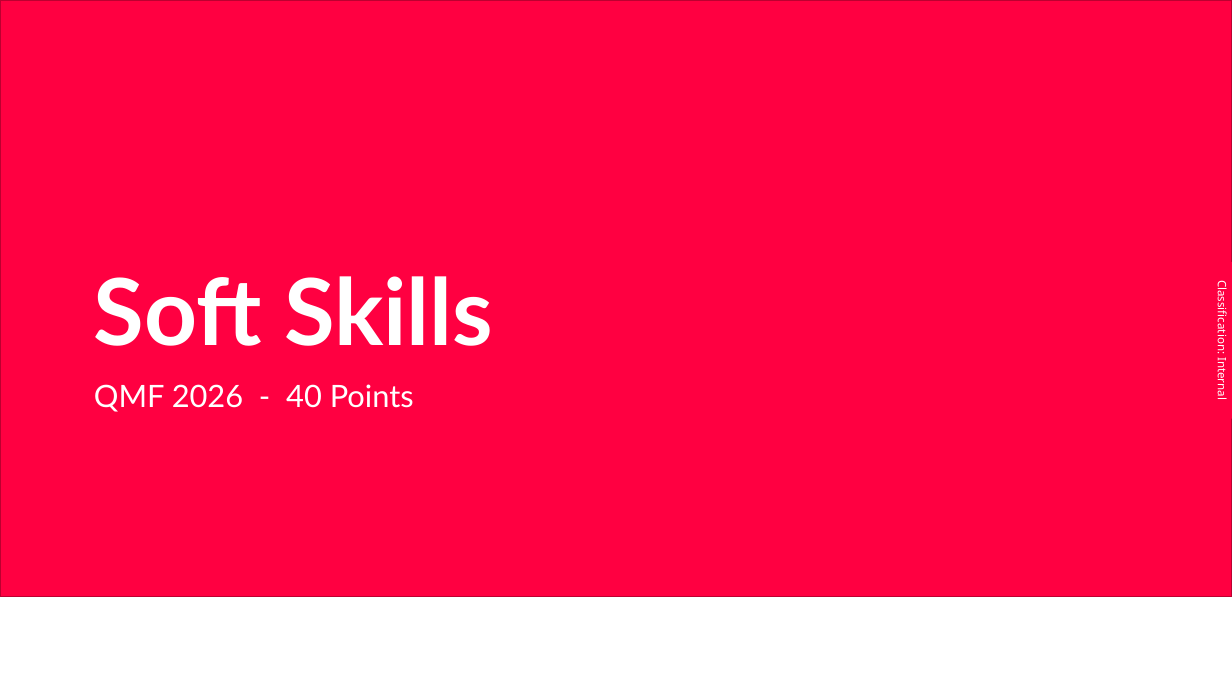
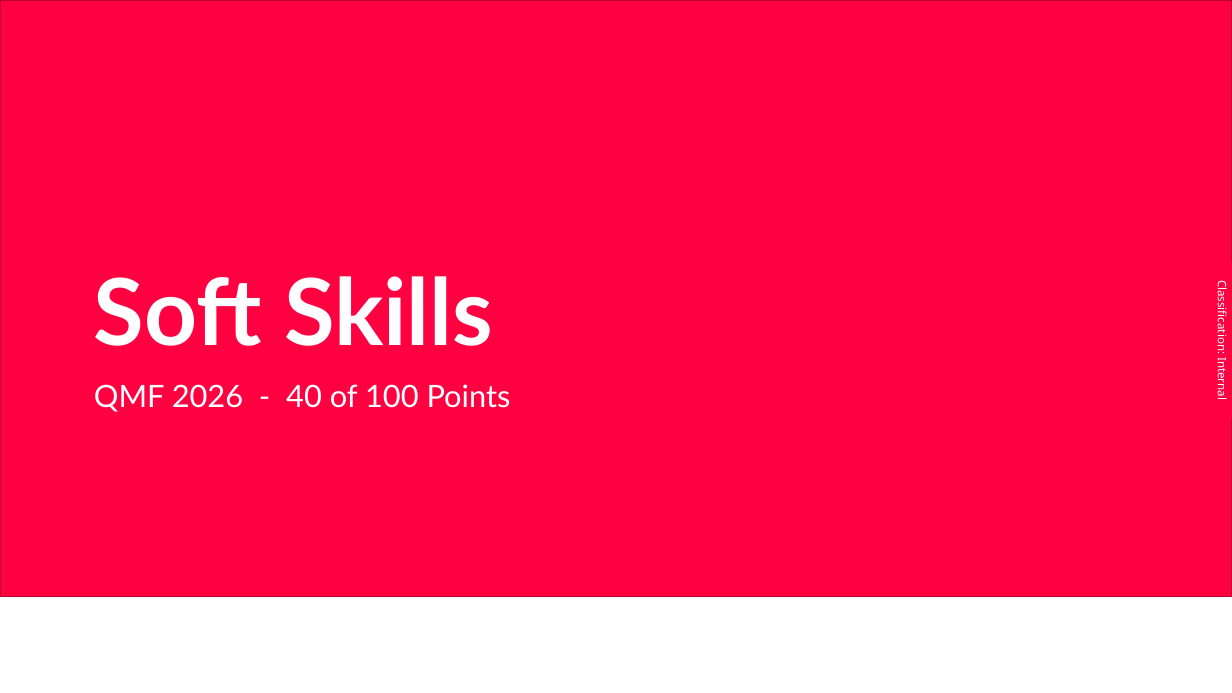
Before and after one commit to NourhanKhaled128/air-arabia-agent-hub-v2, a slide deck: slide 4 of Emails/Air Arabia - Voice Coaching (Soft Skills - QMF 2026 Aligned).pptx. Drawn at 1232x693 pixels with LibreOffice and Linux fonts; fonts in the diff are those of the drawing; background and template pictures are left out. Boxes give left, top, right and bottom in pixels: in the first picture for what was removed or moved away, otherwise in the second. Text is boxed around its words. In the diff, an @@ line names an element or a change of style, - is before the commit and + after.

```diff
--- a/Emails/Air Arabia - Voice Coaching (Soft Skills - QMF 2026 Aligned).pptx
+++ b/Emails/Air Arabia - Voice Coaching (Soft Skills - QMF 2026 Aligned).pptx
@@ text at <box>94,384,511,412</box>: text changed @@
-QMF 2026 - 40 Points
+QMF 2026 - 40 of 100 Points
```
Also in this commit, not shown: 12 other slides changed, 2 other files.
